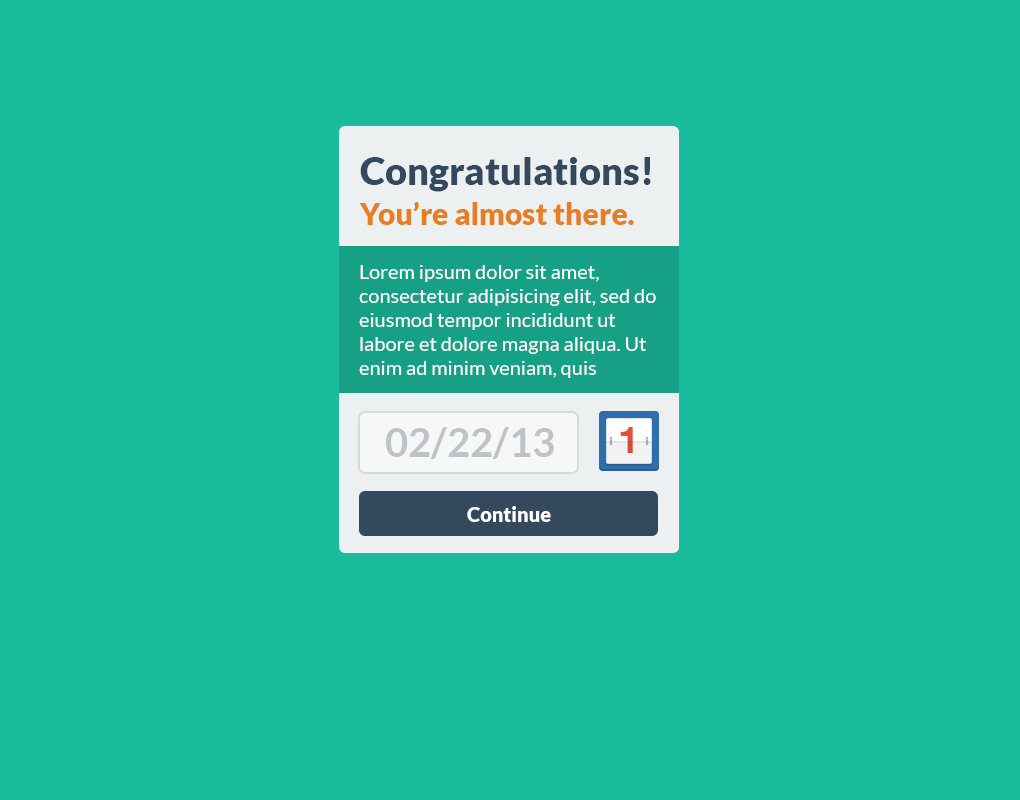
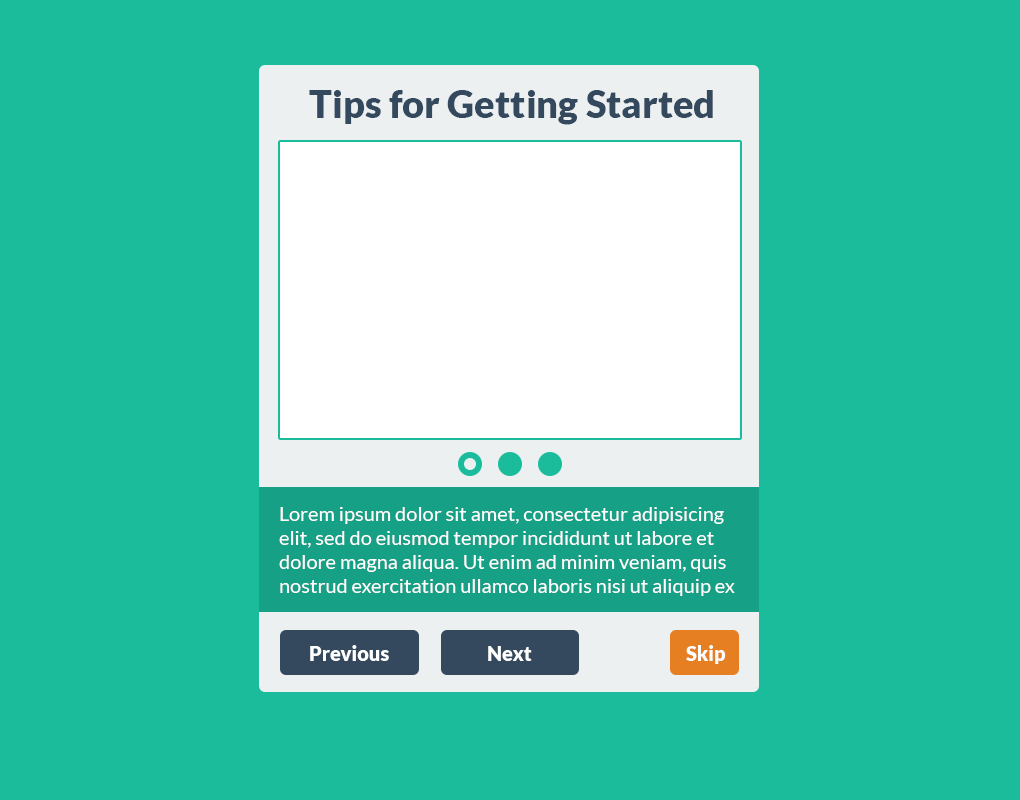
The second 1020×800 image is a revision of the first. Changes to its layers:
added group "tutorial" with 23 layers above "Launch Select" over box(259, 65, 759, 692)
added group "Group 3" with 2 layers in group "tutorial" over box(309, 90, 713, 165)
added layer "Tips for Getting Started" in group "Group 3" over box(309, 90, 713, 125)
added group "Buttons copy 2" with 10 layers in group "tutorial" over box(280, 630, 739, 675)
added group "skip" with 2 layers in group "Buttons copy 2" over box(670, 630, 739, 675)
added layer "Skip" (1st of 2, in "tutorial" › "Buttons copy 2" › "skip") in group "skip" over box(686, 645, 726, 664)
added layer "Button" (1st of 7, in "tutorial" › "Buttons copy 2" › "skip") in group "skip" over box(670, 630, 739, 675)
added group "Group 1 copy" (1st of 2, in "tutorial" › "Buttons copy 2") with 2 layers in group "Buttons copy 2" over box(441, 630, 579, 675)
added layer "Button" (2nd of 7, in "tutorial" › "Buttons copy 2" › "Group 1 copy") in group "Group 1 copy" over box(441, 630, 579, 675)
added group "Group 1" (1st of 3, in "tutorial" › "Buttons copy 2") with 2 layers in group "Buttons copy 2" over box(280, 630, 419, 675)
added layer "Skip" (2nd of 2, in "tutorial" › "Buttons copy 2" › "Group 1") in group "Group 1" over box(310, 645, 389, 661)
added layer "Button" (3rd of 7, in "tutorial" › "Buttons copy 2" › "Group 1") in group "Group 1" over box(280, 630, 419, 675)
added group "Group 2" with 4 layers in group "tutorial" over box(458, 452, 562, 476)
added layer "Rectangle 9" in group "tutorial" over box(280, 142, 740, 438)
added layer "Lorem ipsum dolor sit amet, consectetur adipisicing elit, sed d" (1st of 2, in "tutorial") in group "tutorial" over box(279, 507, 735, 596)
added layer "Rectangle 1 copy 2" in group "tutorial" over box(259, 487, 759, 612)
added layer "Welcome Window copy 5" in group "tutorial" over box(259, 65, 759, 692)
hid group "Launch Select" (18 layers) over box(339, 126, 679, 553)
…and 5 more changes (5 added)
